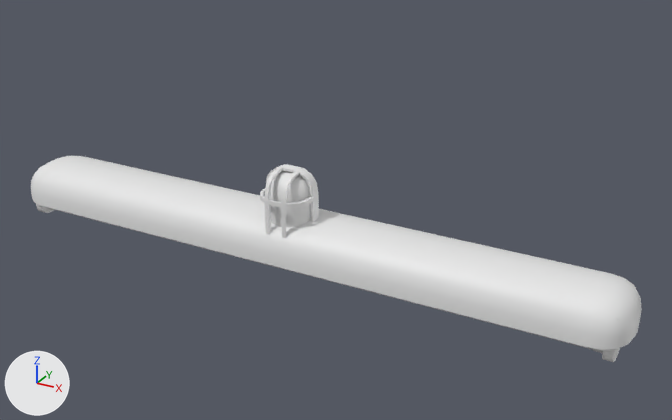
A saved change to the FBX model Assets/_THALASSO/Art/Meshes/Environment/Props/SM_Lamps.fbx.
One viewpoint serves both versions: a 50 mm camera at (0.964, -1.57, 0.811) aimed at (0.096, 0.009, 0.021). Every picture has the same lights, and +X, +Y and +Z are marked at lower left. Where no turn or scale is listed for an object, it has been applied to the vertices. Vertices at the same position are counted once.

The older version as bpy lines, for what is in view:
```python
me_mesh = bpy.data.meshes.new('Mesh')
me_mesh.from_pydata(...)  # 521 vertices, 450 faces; spans x -0.734..0.734, y -0.093..0.093, z -0.13..0.0
me_mesh_001 = bpy.data.meshes.new('Mesh.001')
me_mesh_001.from_pydata(...)  # 300 vertices, 282 faces; spans x -0.059..0.059, y -0.082..0.0, z -0.107..0.107
ob_lamp_ceiling = bpy.data.objects.new('Lamp_Ceiling', me_mesh)
ob_lamp_ceiling.location = (0.0, 0.0, 0.0)
ob_lamp_wall = bpy.data.objects.new('Lamp_Wall', me_mesh_001)
ob_lamp_wall.location = (0.0, 0.0, 0.0)
```
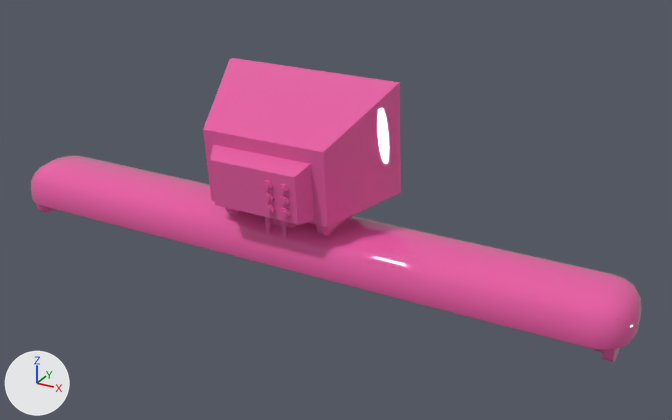
Patch to the scene script:
```diff
--- a/Assets/_THALASSO/Art/Meshes/Environment/Props/SM_Lamps.fbx.py
+++ b/Assets/_THALASSO/Art/Meshes/Environment/Props/SM_Lamps.fbx.py
@@ mat_m_small @@
+mat_m_small = principled_material('M_Small')
+mat_m_small.base_color = (0.815, 0.11, 0.373)  # pink #e95da4
+mat_m_small.roughness = 0.0
@@ me_mesh @@
 # used by ob_lamp_ceiling; location = (0.0, 0.0, 0.0)
-me_mesh.from_pydata(...)  # 521 vertices, 450 faces; spans x -0.734..0.734, y -0.093..0.093, z -0.13..0.0
+me_mesh.from_pydata(...)  # 936 vertices, 850 faces; spans x -0.734..0.734, y -0.093..0.093, z -0.13..0.0
+# me_mesh part 3: 12 vertices moved from x -0.71..0.71, y -0.068..0.068, z -0.111..-0.03 to x -0.71..0.71, y -0.067..0.067, z -0.111..-0.03; 44 vertices removed from x -0.729..0.729, y -0.088..0.088, z -0.117..-0.083; 460 vertices added at x -0.734..0.734, y -0.093..0.093, z -0.13..-0.03
+# me_mesh part 4: 154 faces spanning x -0.734..0.734, y -0.093..0.093, z -0.075..0.0 switch from no material to mat_m_small (pink #e95da4)
@@ me_mesh_001 @@
 # used by ob_lamp_wall; location = (0.0, 0.0, 0.0)
-me_mesh_001.from_pydata(...)  # 300 vertices, 282 faces; spans x -0.059..0.059, y -0.082..0.0, z -0.107..0.107
+me_mesh_001.from_pydata(...)  # 1024 vertices, 1054 faces; spans x -0.059..0.059, y -0.082..0.0, z -0.107..0.107
+# me_mesh_001 part 1: 6 vertices moved within x -0.059..0.059, y -0.023..-0.01, z -0.088..0.054; 86 vertices removed from x -0.059..0.059, y -0.079..-0.01, z -0.107..0.107; 810 vertices added at x -0.059..0.059, y -0.082..-0.01, z -0.107..0.107
+# me_mesh_001 part 2: 38 faces spanning x -0.047..0.047, y -0.06..-0.027, z -0.097..0.097 switch from no material to mat_m_small (pink #e95da4)
@@ me_mesh_002 @@
+me_mesh_002.from_pydata(...)  # 574 vertices, 524 faces; spans x -0.203..0.203, y -0.151..0.125, z 0.0..0.296
+me_mesh_002.materials.append(mat_m_small)  # pink #e95da4
@@ ob_lamp_exterior_lp @@
+ob_lamp_exterior_lp = bpy.data.objects.new('Lamp_Exterior_lp', me_mesh_002)
+ob_lamp_exterior_lp.location = (0.0, 0.0, 0.0)
```

Where the change shows, as pixel boxes [x1, y1, x2, y2] in the pictures (672 x 420 px):
'Lamp_Exterior_lp', added (pink)
    after: [203, 58, 401, 235]
part 1 of me_mesh_001, built on
    before: [260, 164, 319, 238]
    after: [265, 217, 307, 238]
part 2 of me_mesh_001, recoloured
    before: [270, 174, 306, 228]
    after: [270, 218, 304, 228]
part 3 of me_mesh, built on
    before: [31, 177, 636, 360]
    after: [31, 177, 642, 362]
part 4 of me_mesh, recoloured (white to pink)
    both: [31, 156, 642, 337]
